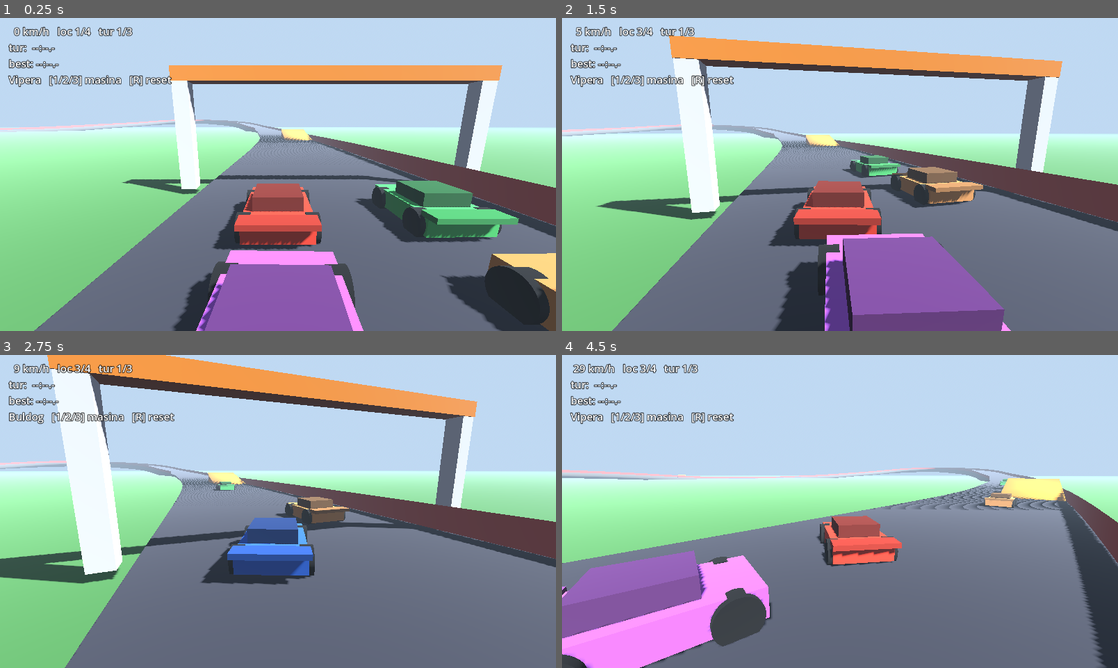
Above: before the commit, frames 1-4 (two rows, left to right).
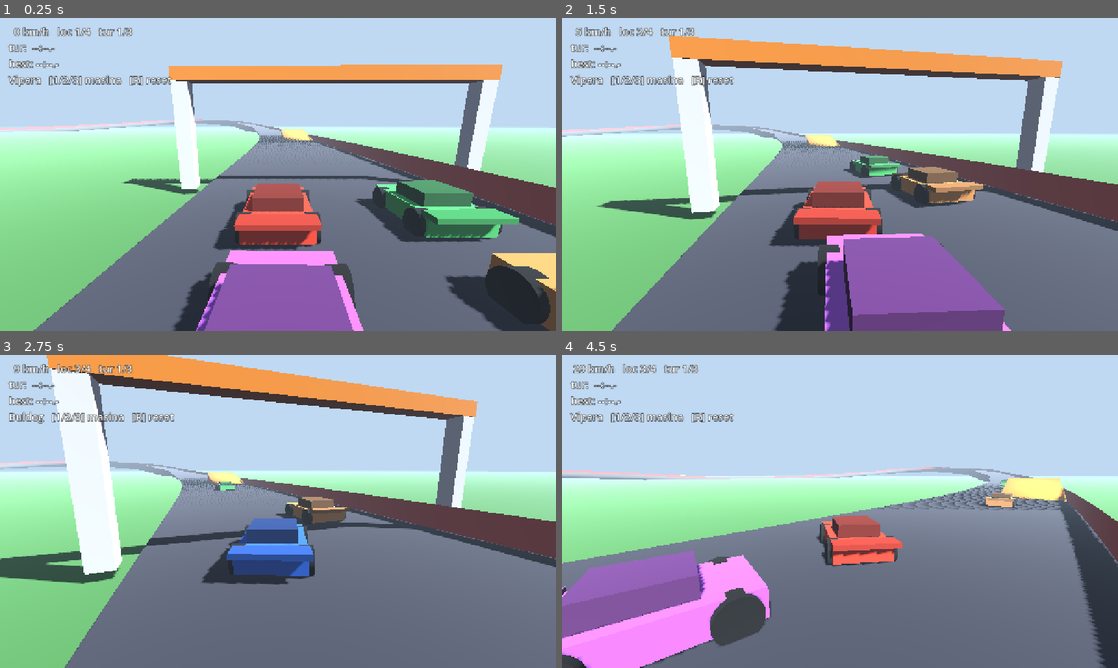
Above: after the commit, the same moments.

Repository: ArionAB/racing
Game: Godot game, scene res://scenes/Main.tscn
The game is run twice, just before and just after one commit, with the same random seed, the same clock (stepped at 60 frames per second) and the same inputs.
Inputs:
- Up to frame 1 (0.25 s): no input
- Up to frame 2 (1.5 s): tap Enter at 0.5 s; hold D (steer_right) 0.53-1.28 s; hold Space (drift) 0.53-1.28 s; hold S (brake) from 1.28 s (still down); tap 1 at 1.35 s
- Up to frame 3 (2.75 s): release S (brake) at 2.03 s; hold D (steer_right) from 2.03 s (still down); tap 2 at 2.1 s
- Up to frame 4 (4.5 s): release D (steer_right) at 2.78 s; hold W (accelerate) 2.78-3.53 s; tap 3 at 2.85 s; hold Space (drift) 3.53-4.28 s; hold A (steer_left) from 3.53 s (still down); tap 1 at 4.35 s

The runs differ from the first frame. In frame 1, 3.1% of the frame differs, in the area x 1-100%, y 2-100%; in frame 2, 2.6%; in frame 3, 2.5%; in frame 4, 2.6%.

Commit message:
docs: promovare din spike in proiect real — CLAUDE.md, config mobile
Decizie luata dupa playtest si verificare de piata: acesta e jocul.
Mobile-first, Ignition + drift CTR, fara arme. CLAUDE.md defineste
viziunea, principiile, arhitectura tinta si roadmap-ul M1-M4; titlu
de lucru Toy Racer (numele Ignition nu se foloseste — marca straina).
project.godot: orientare landscape, stretch canvas_items, ETC2/ASTC.

Co-Authored-By: Claude Fable 5 <noreply@anthropic.com>

Diff:
--- a/project.godot
+++ b/project.godot
@@ -10,7 +10,7 @@
 
 [application]
 
-config/name="Ignition Spike"
+config/name="Toy Racer"
 run/main_scene="res://scenes/Main.tscn"
 config/features=PackedStringArray("4.7")
 
@@ -18,6 +18,9 @@
 
 window/size/viewport_width=1280
 window/size/viewport_height=720
+window/stretch/mode="canvas_items"
+window/stretch/aspect="expand"
+window/handheld/orientation=4
 
 [input]
 
@@ -64,3 +67,4 @@
 
 rendering_device/driver.windows="d3d12"
 renderer/rendering_method="mobile"
+textures/vram_compression/import_etc2_astc=true
Not shown, added: CLAUDE.md
Not shown, changed: README.md
